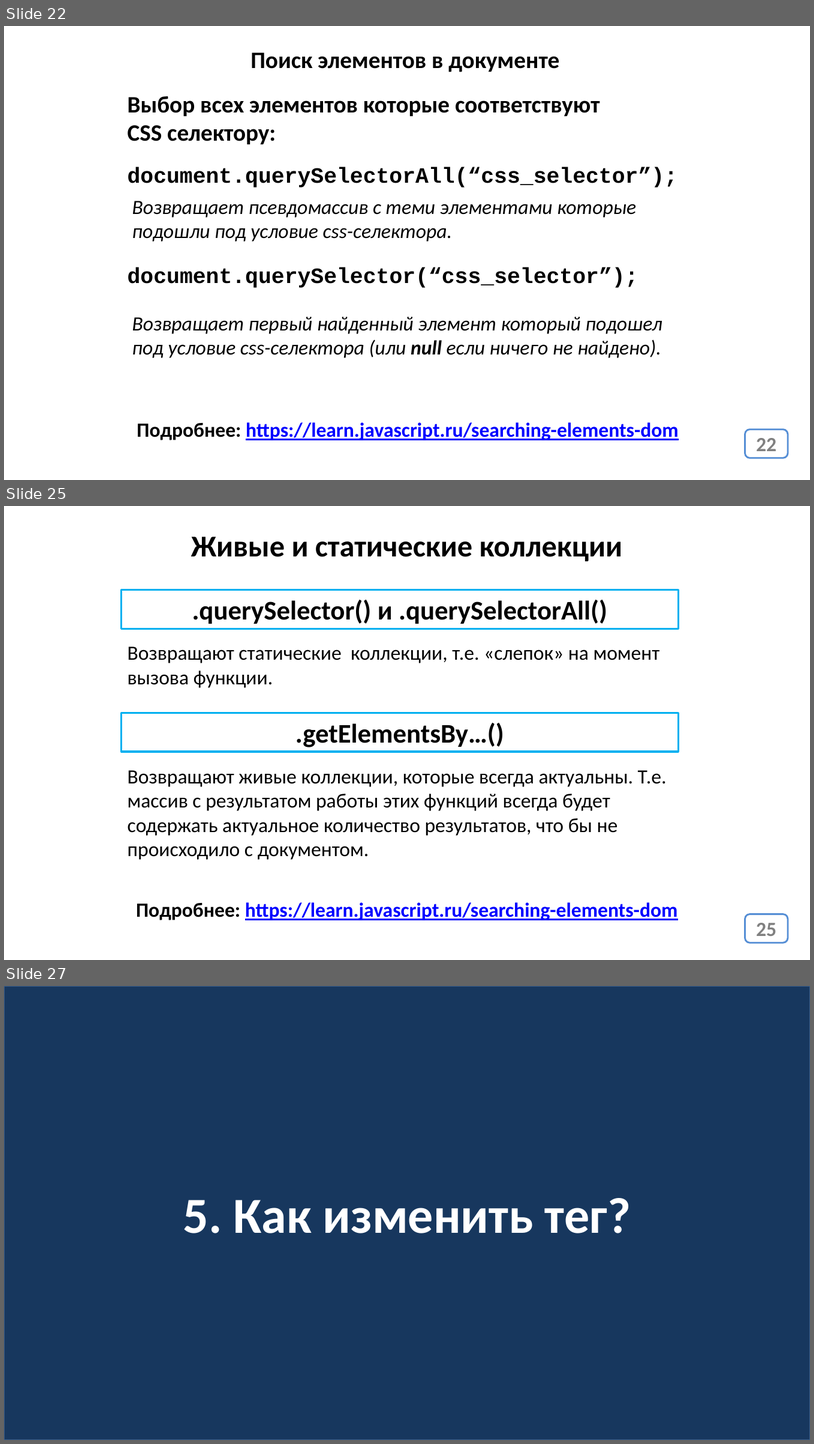
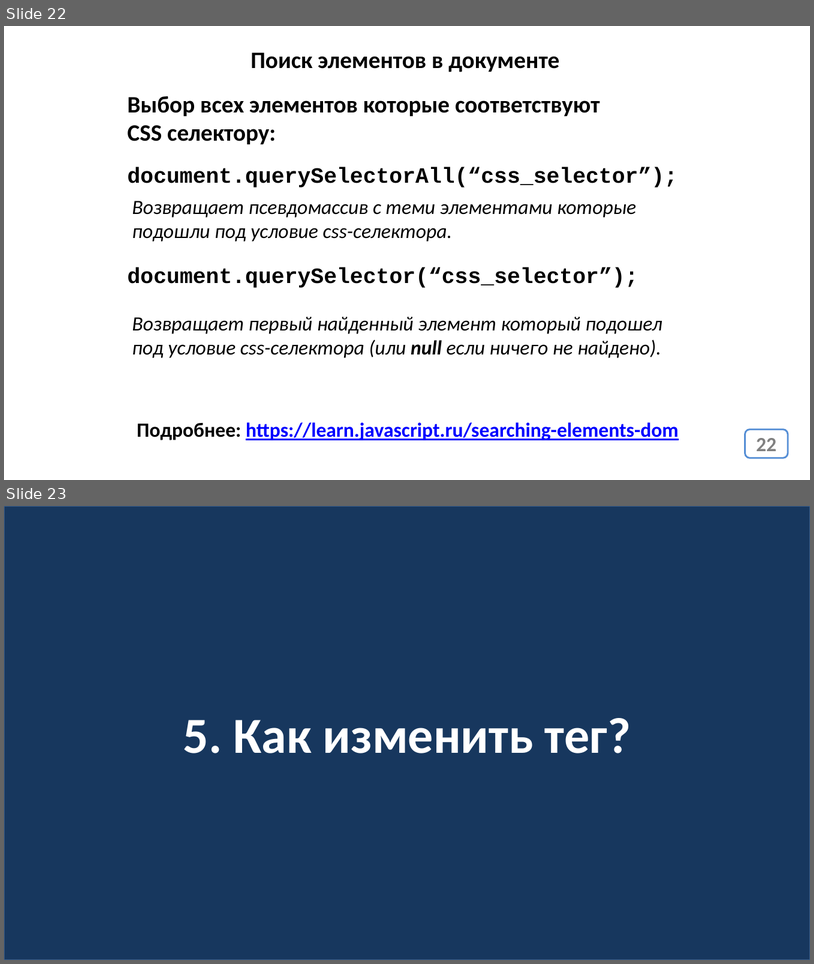
Before and after one commit to js-13-ort-dnipro/lesson04, a slide deck: lesson04.pptx. Shown one above the other, each under a label of ours: slides 22, 25 and 27 before the commit, slides 22 and 23 after it; the slides between them are not shown. The pictures are 814x1444 and 814x964 pixels, drawn with LibreOffice and Linux fonts; fonts in the diff are those of the drawing. Boxes give left, top, right and bottom in pixels: in the first picture for what was removed or moved away, otherwise in the second. Text is boxed around its words. In the diff, an @@ line names an element or a change of style, - is before the commit and + after.

```diff
--- a/lesson04.pptx
+++ b/lesson04.pptx
@@ slide 25 removed at [4,506,810,960], background #FFFFFF @@
@@ text removed at [191,537,623,561] @@
-Живые и статические коллекции
@@ rectangle removed at [122,590,678,629] @@
-.querySelector() и .querySelectorAll()
@@ text removed at [128,646,660,688] @@
-Возвращают статические коллекции, т.е. «слепок» на момент вызова функции.
@@ rectangle removed at [122,713,678,751] @@
-.getElementsBy…()
@@ text removed at [128,770,667,859] @@
-Возвращают живые коллекции, которые всегда актуальны. Т.е. массив с результатом работы этих функций всегда будет содержать актуальное количество результатов, что бы не происходило с документом.
@@ text removed at [136,902,678,920] @@
-Подробнее: https://learn.javascript.ru/searching-elements-dom
@@ page number removed at [746,914,789,942] @@
-25
@@ what was slide 27 is now slide 23 @@
```
Also in this commit, not shown: 3 other slides removed, 1 other file.
